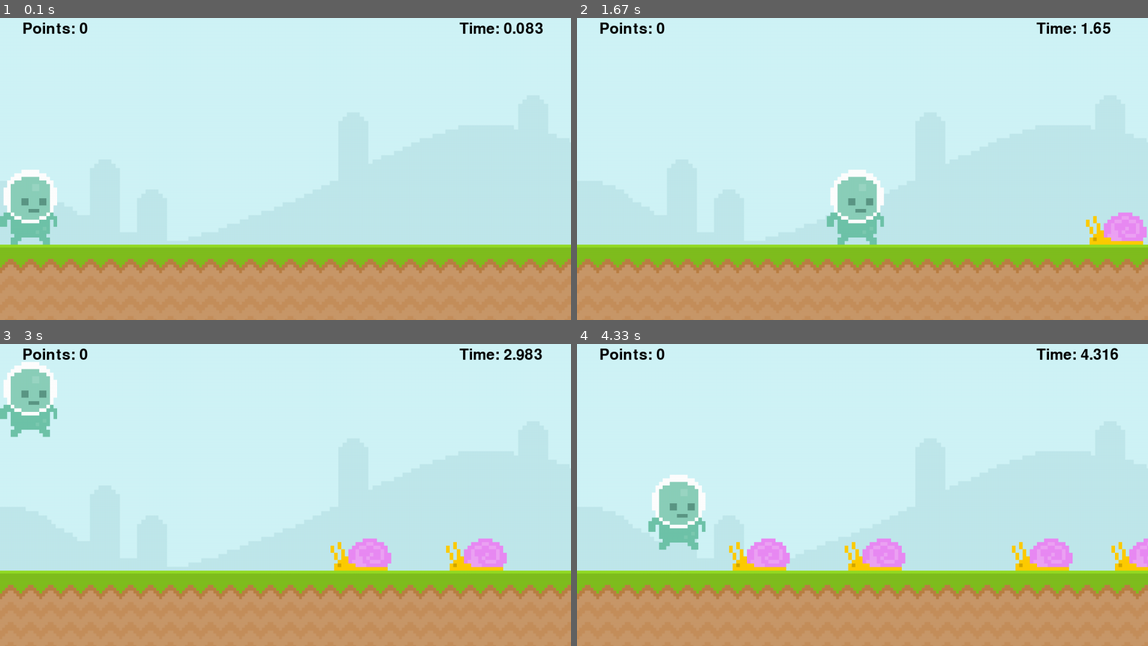
Above: before the commit, frames 1-4 (two rows, left to right).
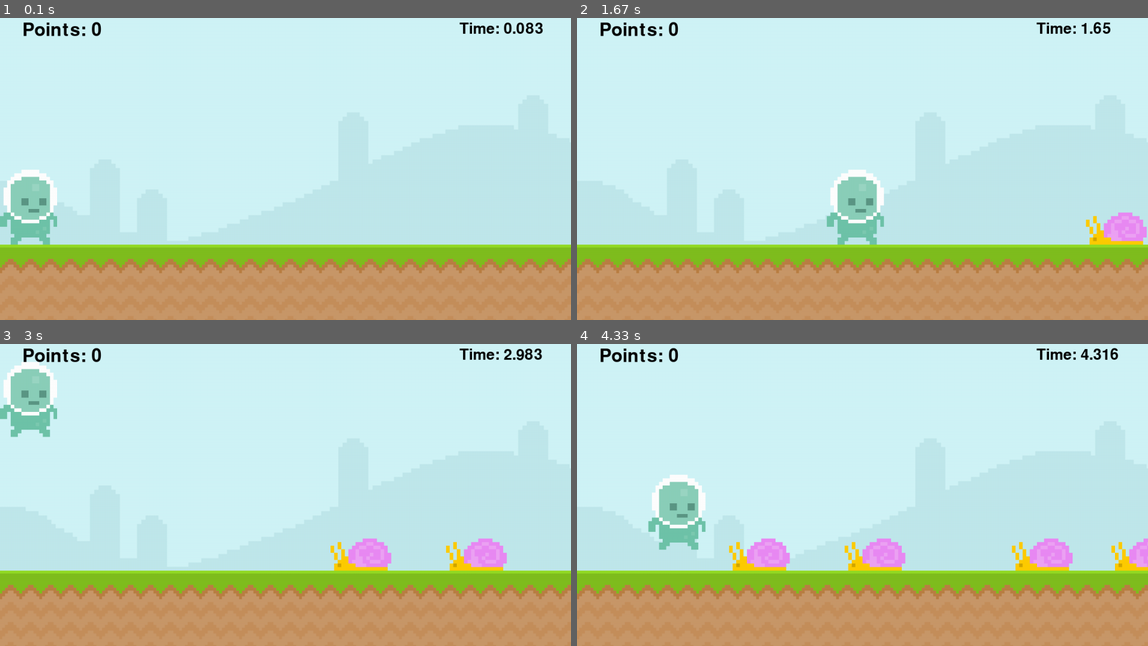
Above: after the commit, the same moments.

Repository: PolnareffTurtle/pygame-practice
Game: pygame game, started from current_game/main.py
Two runs of this game, one before a commit and one after it. Both use one fixed random seed, a clock stepped at 60 frames per second and the inputs below.
Inputs:
- Up to frame 1 (0.1 s): no input
- Up to frame 2 (1.67 s): hold Right 0.33-0.8 s; hold Up 0.83-1.13 s; tap Space at 0.9, 1.23, 1.53 s; hold Right 1.17-1.63 s
- Up to frame 3 (3 s): hold Left 1.67-2.2 s; tap Space at 1.73, 2.03, 2.3, 2.6, 2.73 s; hold Left 2.23-2.63 s; hold Up from 2.67 s (still down)
- Up to frame 4 (4.33 s): release Up at 3.03 s; hold Right 3.07-3.7 s; tap Space at 3.13, 3.43, 3.8, 4.1, 4.3 s; hold Left 3.73-4.2 s; hold Right from 4.23 s (still down)

The runs differ from the first frame. In frame 1, 0.3% of the frame differs, in the area x 4-18%, y 1-7%; in frame 2, 0.3%; in frame 3, 0.3%; in frame 4, 0.3%.

Commit message:
updated current game after chapter 7 slides

Diff:
--- a/current_game/main.py
+++ b/current_game/main.py
@@ -2,7 +2,7 @@
 from sys import exit
 from scripts.enums import GameState
 from scripts.entities import Player,Enemy
-from scripts.utils import load_image,load_images
+from scripts.utils import load_image,load_images,Animation,Text
 
 class Game:
     ENEMY_SPAWN_EVENT = pygame.USEREVENT + 1
@@ -15,8 +15,8 @@
         self.total_time = 0
         pygame.time.set_timer(Game.ENEMY_SPAWN_EVENT,1000) # every 1 second the event triggers
         self.assets = {
-            'player_walk': load_images('Player/walk'),
-            'enemy_walk': load_images('snail'),
+            'player_walk': Animation(load_images('Player/walk',alpha=True,scale=2),img_duration=10,loop=True),
+            'enemy_walk': Animation(load_images('snail',alpha=True,scale=2),img_duration=10,loop=True),
             'sky': load_image('Sky.png'),
             'ground': load_image('ground.png')
         }
@@ -24,7 +24,6 @@
     def game_running(self):
 
         self.floor_rect = self.assets['ground'].get_rect(bottomleft = (0,self.screen.get_height()+100))
-        self.new_font = pygame.font.Font(None, 50)
 
         movement = [False, False]
         self.points = 0
@@ -63,11 +62,8 @@
                 continue
 
             self.seconds = (pygame.time.get_ticks() - start_ticks) / 1000
-            seconds_text = self.new_font.render(f'Time: {self.seconds}',True,'black')
-            self.screen.blit(seconds_text,(self.screen.get_width()-250,50))
-            points_text = self.new_font.render(f'Points: {self.points}',True,'black')
-            self.screen.blit(points_text,(50,50))
-
+            Text(f'Time: {self.seconds}','black',50).render(self.screen,(self.screen.get_width()-250,50))
+            Text(f'Points: {self.points}','black',60).render(self.screen,(50,50))
 
             self.enemy_list = [enemy for enemy in self.enemy_list if not enemy.update()]
             for enemy in self.enemy_list:
@@ -88,10 +84,8 @@
                     if event.key == pygame.K_SPACE:
                         self.game_state = GameState.GAME_RUNNING
 
-            seconds_text = self.new_font.render(f'Time: {self.seconds}',True,'black')
-            self.screen.blit(seconds_text,(200,200))
-            points_text = self.new_font.render(f'Points: {self.points}',True,'black')
-            self.screen.blit(points_text,(200,400))
+            Text(f'Time: {self.seconds}','black',50).render(self.screen,(200,200))
+            Text(f'Points: {self.points}','black',50).render(self.screen,(200,400))
             pygame.display.update()
             self.clock.tick(60)
 
--- a/current_game/scripts/entities.py
+++ b/current_game/scripts/entities.py
@@ -7,12 +7,15 @@
 class Player:
     def __init__(self,game):
         self.game = game
-        self.image = pygame.image.load(BASE_PATH + 'Player/walk/player_walk_1.png').convert_alpha()
-        self.image = pygame.transform.scale_by(self.image,2)
-        self.rect = self.image.get_rect(bottomleft = (0,self.game.floor_rect.top))
+        self.animation = self.game.assets['player_walk'].copy()
+        # self.image = pygame.image.load(BASE_PATH + 'Player/walk/player_walk_1.png').convert_alpha()
+        # self.image = pygame.transform.scale_by(self.image,2)
+        self.rect = self.animation.img().get_rect(bottomleft = (0,self.game.floor_rect.top))
         self.y_velocity = 0
 
     def update(self,x_movement):
+        self.animation.update()
+
     # first move player horizontally to check for collisions + points
         self.rect.x += 10*x_movement
         for enemy in self.game.enemy_list:
@@ -37,7 +40,7 @@
                 self.rect.right = self.game.screen.get_width()
 
     def render(self,surf):
-        surf.blit(self.image,self.rect)
+        surf.blit(self.animation.img(),self.rect)
 
     def jump(self):
         if self.y_velocity == 0:
@@ -46,15 +49,17 @@
 class Enemy:
     def __init__(self,game):
         self.game = game
-        self.image = pygame.image.load(BASE_PATH + 'snail/snail1.png').convert_alpha()
-        self.image = pygame.transform.scale_by(self.image,2)
-        self.rect = self.image.get_rect()
+        self.animation = self.game.assets['enemy_walk'].copy()
+        # self.image = pygame.image.load(BASE_PATH + 'snail/snail1.png').convert_alpha()
+        # self.image = pygame.transform.scale_by(self.image,2)
+        self.rect = self.animation.img().get_rect()
         self.rect.bottomleft = (self.game.screen.get_width()+randint(0,100),self.game.floor_rect.top)
 
     def update(self):
+        self.animation.update()
         self.rect.x -= 5
         if self.rect.right < 0:
             return True     # remove all the enemies in game.enemy_list that return true
 
     def render(self,surf):
-        surf.blit(self.image,self.rect)
+        surf.blit(self.animation.img(),self.rect)
--- a/current_game/scripts/utils.py
+++ b/current_game/scripts/utils.py
@@ -1,17 +1,55 @@
 import pygame
 import os
 
-BASE_PATH = 'current_game/graphics/'
+BASE_PATH = 'graphics/'
 
-def load_image(image_path,alpha=False):
+
+
+def load_image(image_path,alpha=False,scale=1):
     if alpha:
-        return pygame.image.load(BASE_PATH + image_path).convert_alpha()
-    return pygame.image.load(BASE_PATH + image_path).convert()
+        img = pygame.image.load(BASE_PATH + image_path).convert_alpha()
+        return pygame.transform.scale_by(img,scale)
+    img = pygame.image.load(BASE_PATH + image_path).convert()
+    return pygame.transform.scale_by(img,scale)
 
-def load_images(folder_path,alpha=False):
+def load_images(folder_path,alpha=False,scale=1):
     images = []
     for image_name in sorted(os.listdir(BASE_PATH+folder_path)):
         if image_name == '.DS_Store':
             continue
-        images.append(load_image(folder_path + '/' + image_name,alpha))
+        images.append(load_image(folder_path + '/' + image_name,alpha,scale))
     return images
+
+class Animation:
+    def __init__(self,images,img_duration,loop=True):
+        self.images = images
+        self.img_dur = img_duration
+        self.loop = loop
+        self.frame = 0
+        self.done = False
+
+    def update(self):
+        if self.loop:
+            self.frame = (self.frame+1) % (self.img_dur * len(self.images))
+        else:
+            self.frame = min(self.frame+1, self.img_dur * len(self.images) - 1)
+            if self.frame >= self.img_dur * len(self.images) - 1:
+                self.done = True
+
+    def img(self):
+        frame_index = int(self.frame // self.img_dur)
+        if frame_index >= len(self.images):
+            frame_index = len(self.images) - 1
+        return self.images[frame_index]
+
+    def copy(self):
+        return Animation(self.images,self.img_dur,self.loop)
+
+class Text:
+    def __init__(self, text: str, color, size: int, font=None):
+        self.text = text
+        self.font = pygame.font.Font(font,size)
+        self.image = self.font.render(text,True,color)
+
+    def render(self,surf,pos: tuple[int,int]):
+        surf.blit(self.image,pos)
